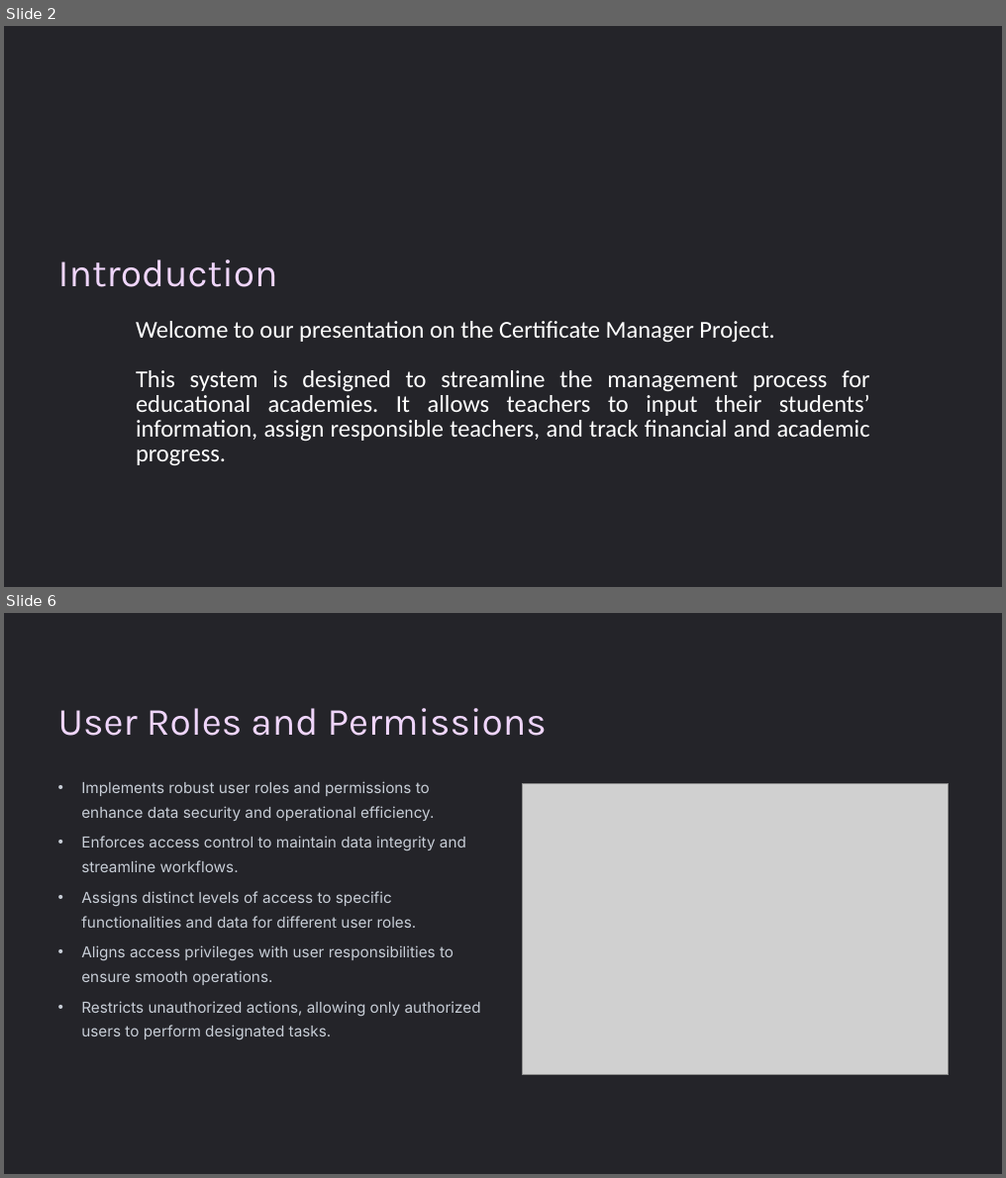
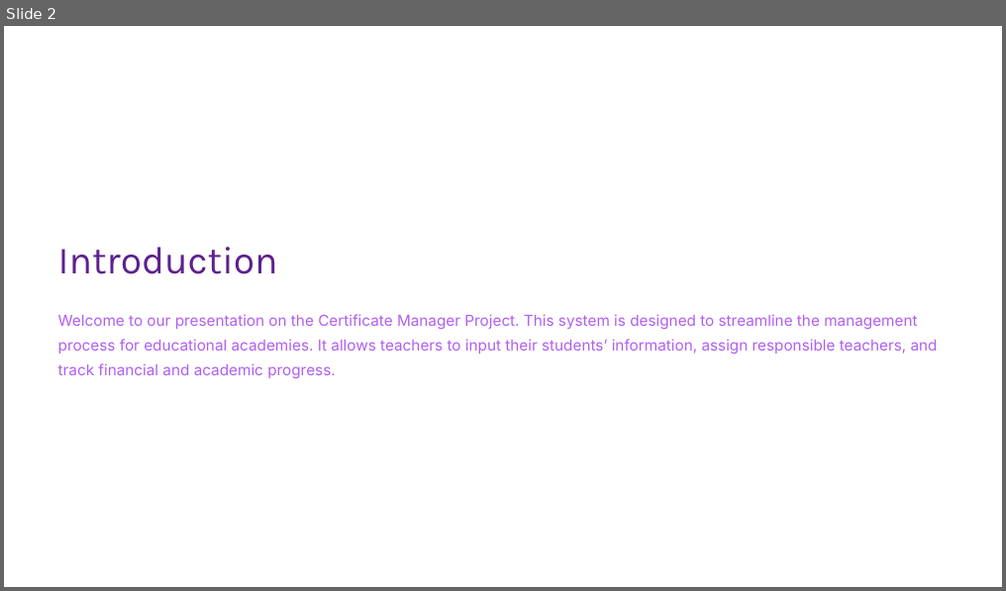
Before and after one commit to Zughayyar/JavaProject-Certificate-Manager, a slide deck: Presentation/Certificate-Manager-Project.pptx. Shown one above the other, each under a label of ours: slides 2 and 6 before the commit, slide 2 after it; the slides between them are not shown. The pictures are 1006x1178 and 1006x591 pixels, drawn with LibreOffice and Linux fonts; fonts in the diff are those of the drawing; grey boxes stand for pictures; background and template pictures are left out. Boxes give left, top, right and bottom in pixels: in the first picture for what was removed or moved away, otherwise in the second. Text is boxed around its words. In the diff, an @@ line names an element or a change of style, - is before the commit and + after.

```diff
--- a/Presentation/Certificate-Manager-Project.pptx
+++ b/Presentation/Certificate-Manager-Project.pptx
@@ slide 6 removed at [4,613,1002,1174], background #000000; not listed: 1 template element that a slide beside it also shows @@
@@ text removed at [58,708,547,736] @@
-User Roles and Permissions
@@ text removed at [81,781,435,821] @@
-• Implements robust user roles and permissions to enhance data security and operational efficiency.
@@ picture removed at [523,784,948,1075] @@
@@ text removed at [81,836,466,872] @@
-• Enforces access control to maintain data integrity and streamline workflows.
@@ text removed at [81,891,417,928] @@
-• Assigns distinct levels of access to specific functionalities and data for different user roles.
@@ text removed at [81,946,453,985] @@
-• Aligns access privileges with user responsibilities to ensure smooth operations.
@@ text removed at [81,1001,481,1041] @@
-• Restricts unauthorized actions, allowing only authorized users to perform designated tasks.
@@ slide 2 changed as well @@
@@ rectangle at [4,26,1002,587]: fill #242429 to #FFFFFF @@
@@ text "Introduction": place and size @@
-text "Introduction" at [58,260,278,287]
+text "Introduction" at [58,247,278,274]
@@ text "Introduction" at [58,247,278,274]: text colour #EFD5FA to #5E208E @@
@@ text at [58,314,938,379]: text changed; size 28 to 17.5 pt; font Calibri to Inter; text colour #FFFFFF to #B05EF1 @@
-Welcome to our presentation on the Certificate Manager Project.
-This system is designed to streamline the management process for educational academies. It allows teachers to input their students’ information, assign responsible teachers, and track financial and academic progress.
+Welcome to our presentation on the Certificate Manager Project. This system is designed to streamline the management process for educational academies. It allows teachers to input their students’ information, assign responsible teachers, and track financial and academic progress.
@@ rectangle added at [869,540,1002,587], fill #FFFFFF, outline #FFFFFF 1 pt @@
```
Also in this commit, not shown: 5 other slides changed, 4 slides added, 3 other slides removed, 1 other file.
